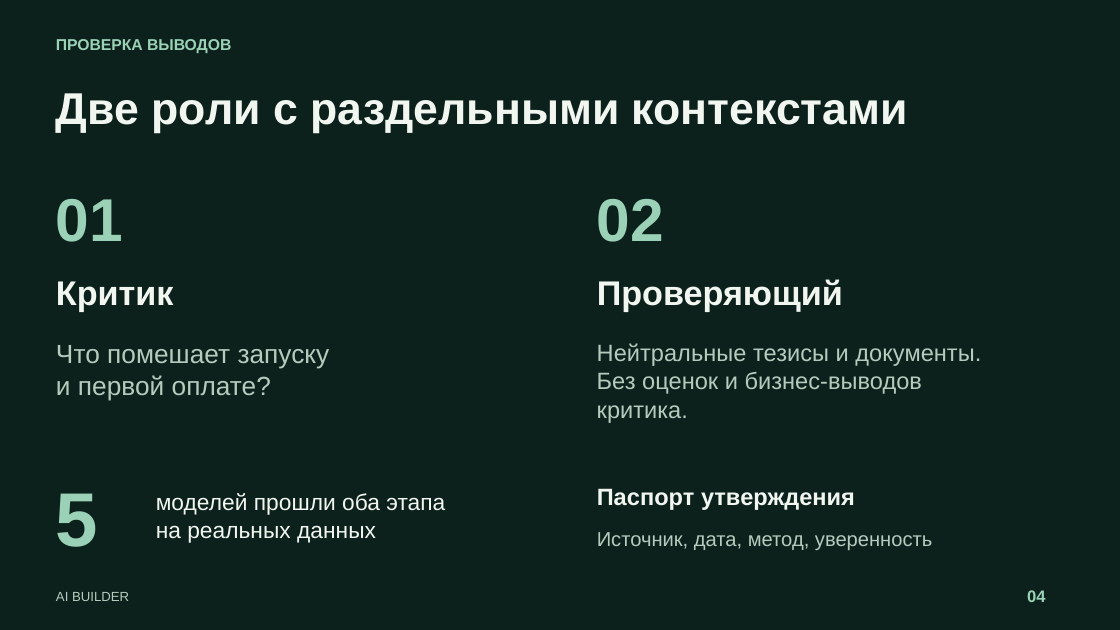
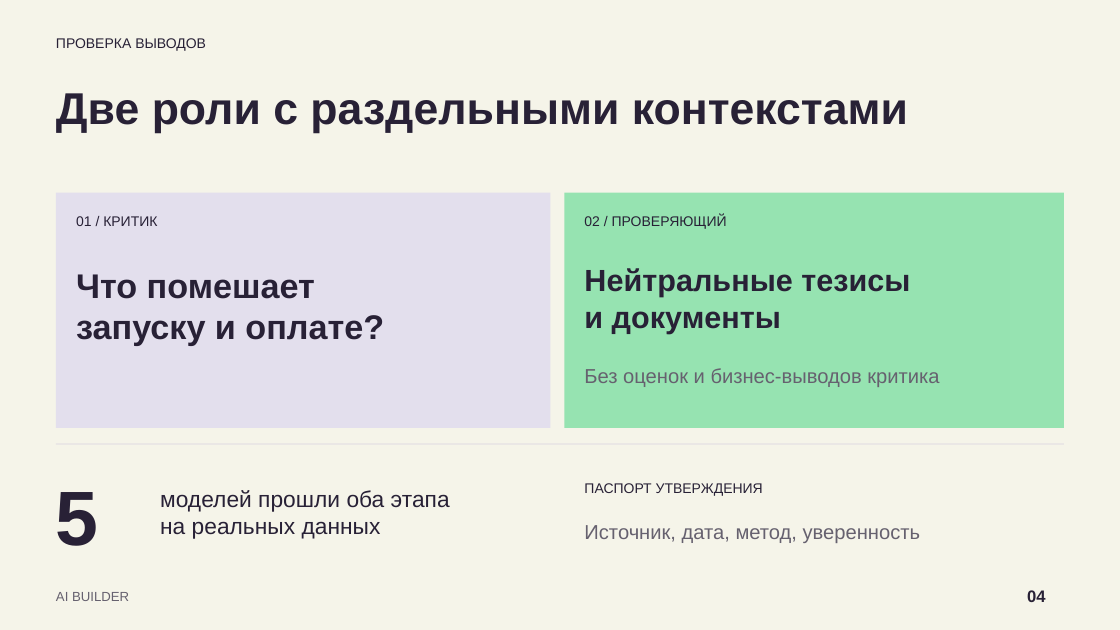
Before and after one commit to bcmle/test_ai_builder, a slide deck: slide 4 of presentation/AI-Builder-CEO.pptx. Drawn at 1120x630 pixels with LibreOffice and Linux fonts; fonts in the diff are those of the drawing. Boxes give left, top, right and bottom in pixels: in the first picture for what was removed or moved away, otherwise in the second. Text is boxed around its words. In the diff, an @@ line names an element or a change of style, - is before the commit and + after.

Commit message:
design: restyle CEO deck after The Pitch

```diff
--- a/presentation/AI-Builder-CEO.pptx
+++ b/presentation/AI-Builder-CEO.pptx
@@ background #0C211C to #F5F4E9 @@
@@ text "ПРОВЕРКА ВЫВОДОВ" at box(56, 38, 206, 51): size 13.5 to 12 pt, text colour #9BD1B7 to #282136, bold off @@
@@ text "Две роли с раздельными контекстами" at box(56, 93, 908, 133): text colour #F1F6F0 to #282136 @@
@@ text removed at box(56, 199, 123, 242) @@
-01
@@ rectangle added at box(56, 192, 551, 428), fill #E3DFED @@
@@ rectangle added at box(565, 192, 1065, 428), fill #96E3B1 @@
@@ text removed at box(597, 199, 664, 242) @@
-02
@@ text at box(76, 216, 157, 226): text changed; size 29.2 to 12 pt; text colour #F1F6F0 to #282136; bold off @@
-Критик
+01 / КРИТИК
@@ text at box(584, 215, 727, 229): text changed; size 29.2 to 12 pt; text colour #F1F6F0 to #282136; bold off @@
-Проверяющий
+02 / ПРОВЕРЯЮЩИЙ
@@ text at box(584, 268, 910, 333): text changed; size 20.2 to 26.2 pt; text colour #B5CBBE to #282136; bold on @@
-Нейтральные тезисы и документы.
-Без оценок и бизнес-выводов
-критика.
+Нейтральные тезисы
+и документы
@@ text at box(76, 274, 384, 345): text changed; size 22.5 to 29.2 pt; text colour #B5CBBE to #282136; bold on @@
-Что помешает запуску
-и первой оплате?
+Что помешает
+запуску и оплате?
@@ text added at box(584, 368, 939, 387), 17.2 pt, text #66616F @@
+Без оценок и бизнес-выводов критика
@@ rectangle added at box(56, 444, 1065, 444), fill #D6D1DF @@
@@ text "5" at box(56, 492, 99, 546): size 65.2 to 66 pt, text colour #9BD1B7 to #282136 @@
@@ text "моделей прошли оба этапа" at box(160, 490, 450, 539): text colour #F1F6F0 to #282136 @@
@@ text at box(584, 483, 763, 496): text changed; size 20.2 to 12 pt; text colour #F1F6F0 to #282136; bold off @@
-Паспорт утверждения
+ПАСПОРТ УТВЕРЖДЕНИЯ
@@ text "Источник, дата, метод, уверенность" at box(584, 525, 920, 543): text colour #B5CBBE to #66616F @@
@@ text "Источник, дата, метод, уверенность": place and size @@
-text "Источник, дата, метод, уверенность" at box(597, 532, 932, 550)
+text "Источник, дата, метод, уверенность" at box(584, 525, 920, 543)
@@ text "AI BUILDER" at box(56, 592, 129, 601): text colour #B5CBBE to #66616F @@
@@ text "04" at box(1027, 590, 1046, 602): text colour #9BD1B7 to #282136 @@
```
Also in this commit, not shown: 6 other slides changed, 10 other files.
